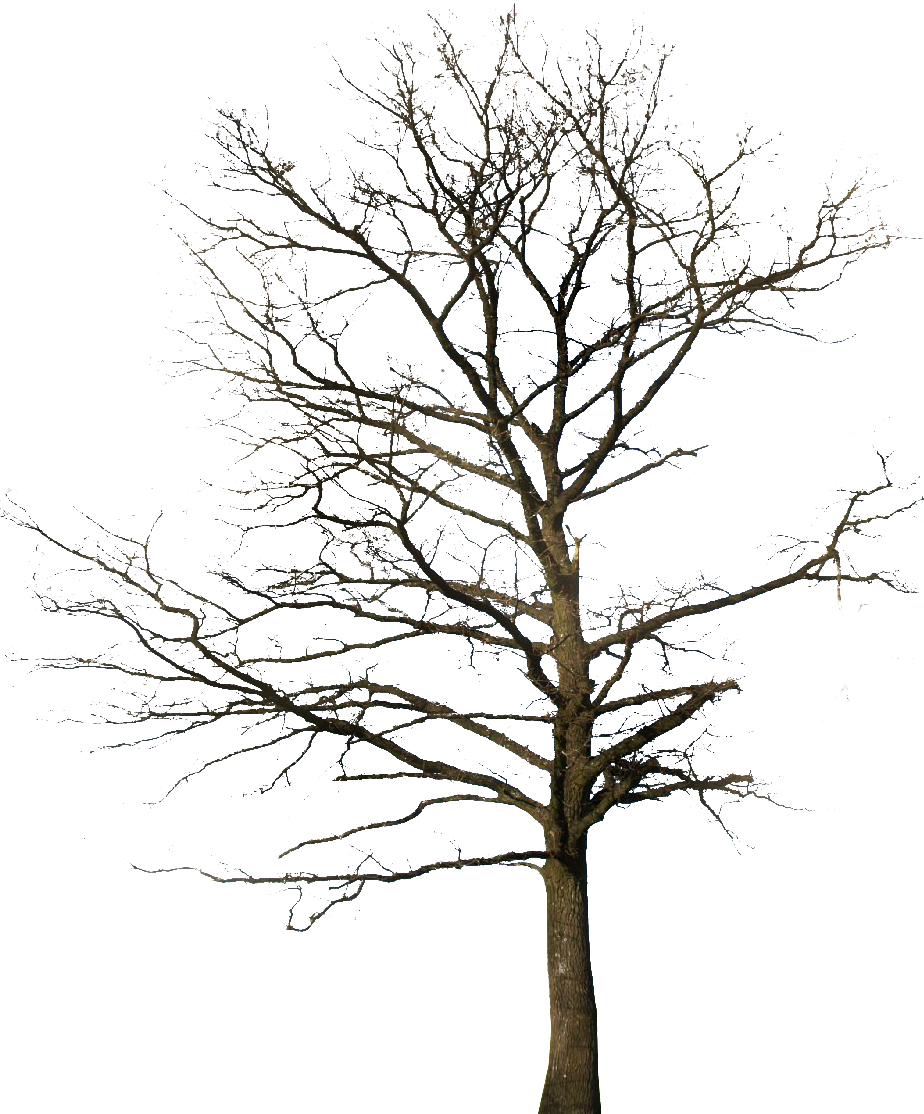
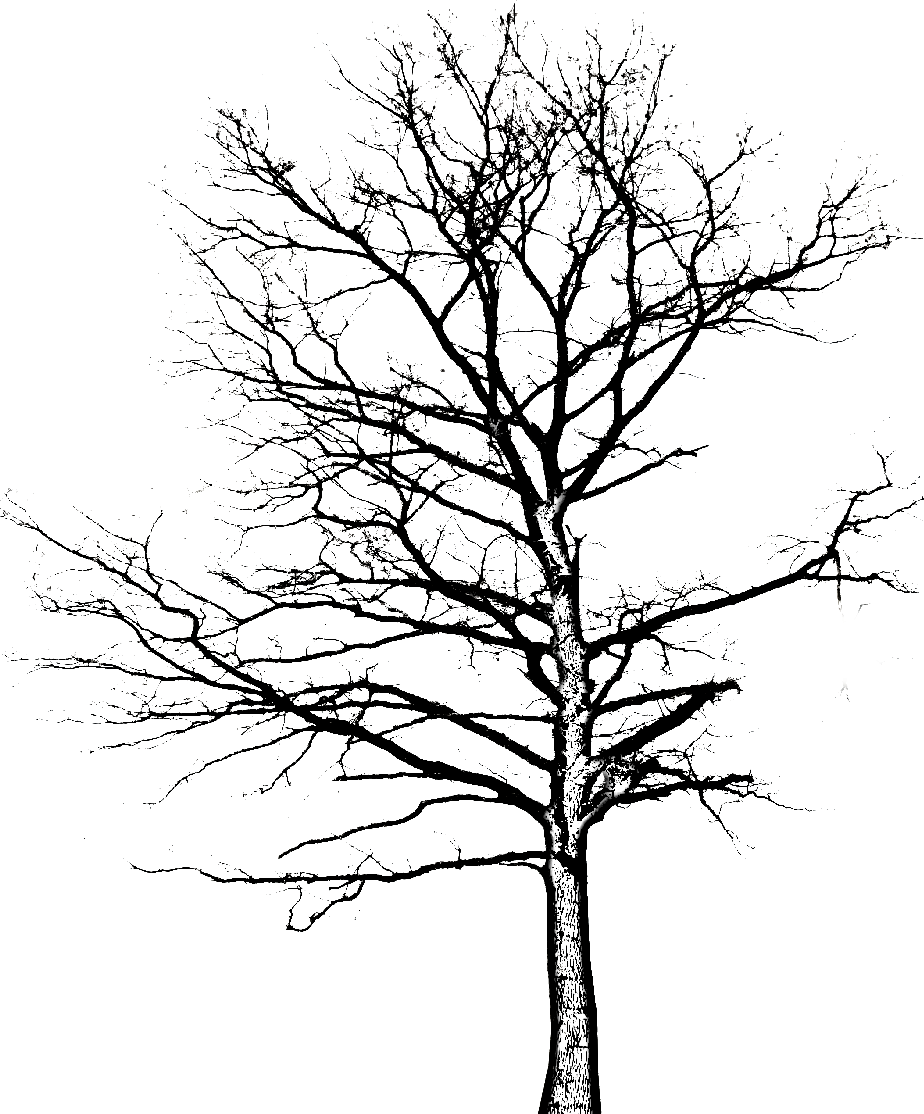
Layers edited between the first and the second (924, 1114) image:
added layer "Drawing" above "Eingefügte Ebene" over 0, 0, 924, 1114
